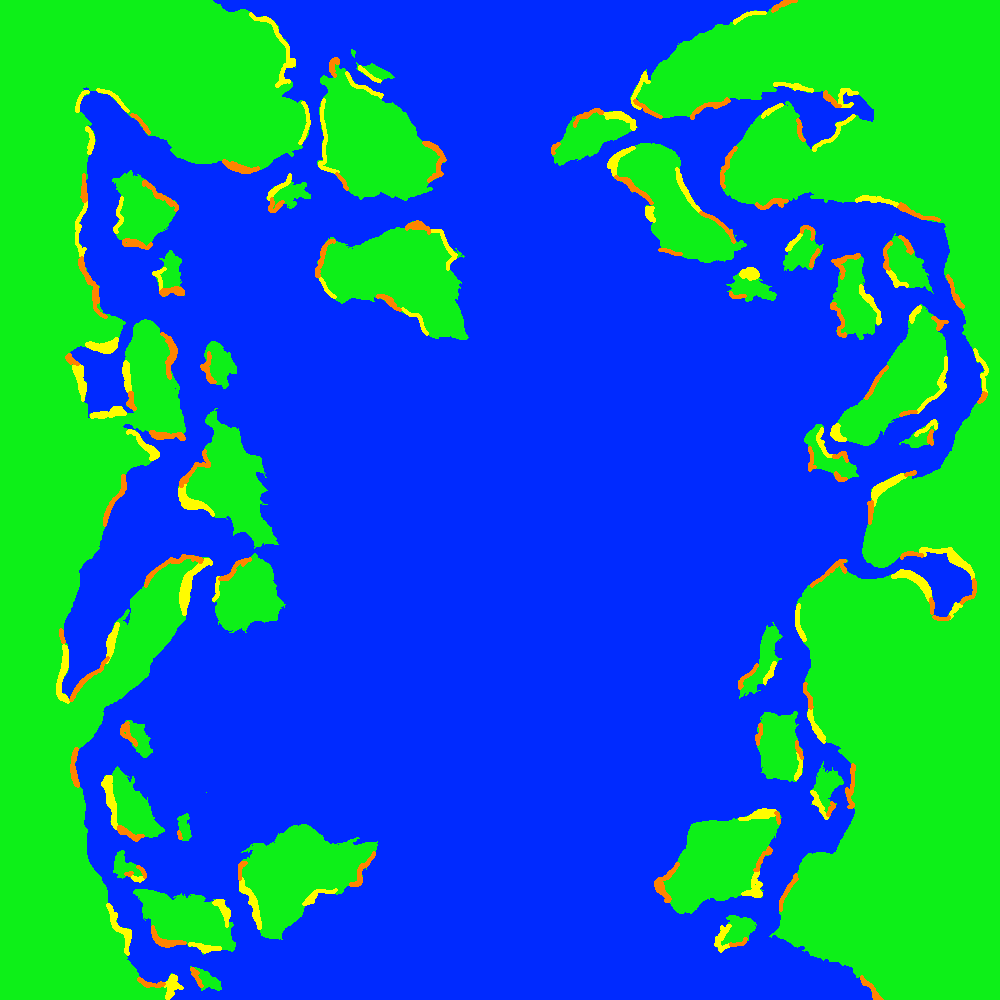
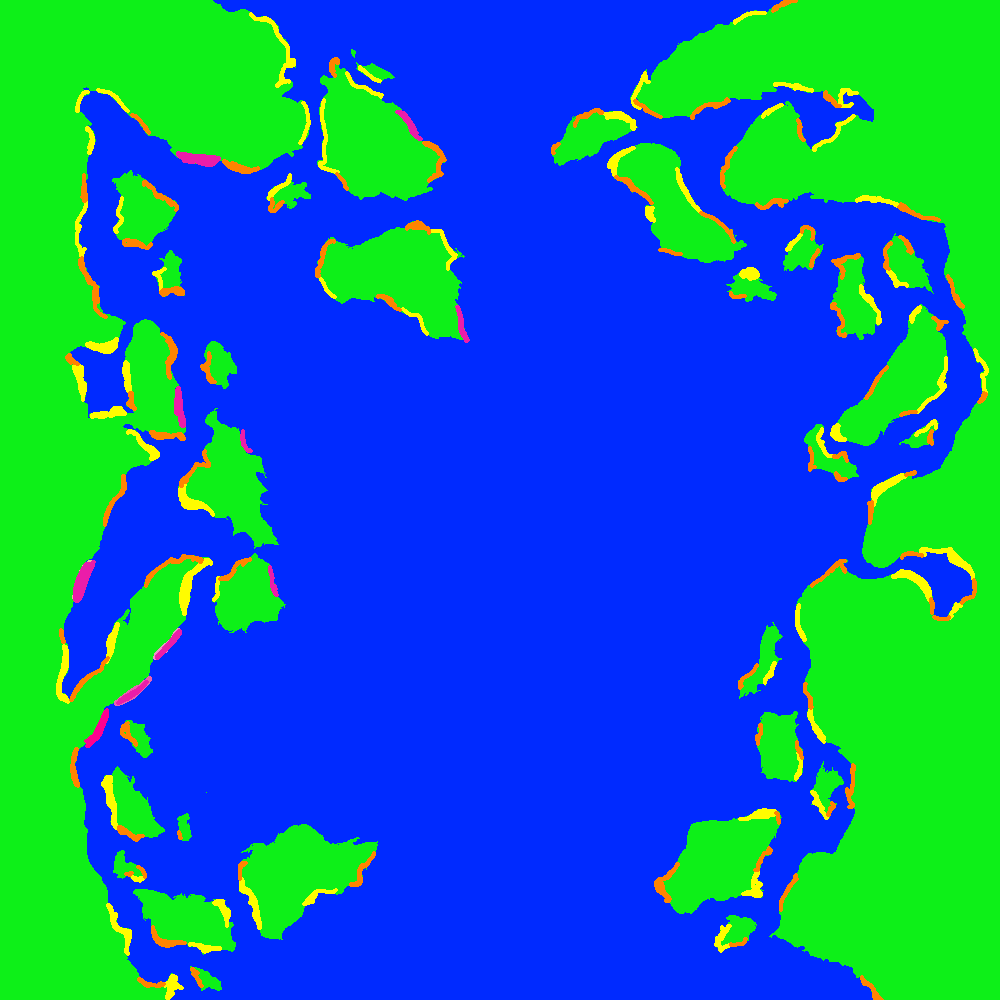
Layers edited between the first and the second 1000×1000 image:
added layer "Bases" above "Provision" over [72, 110, 470, 748]
